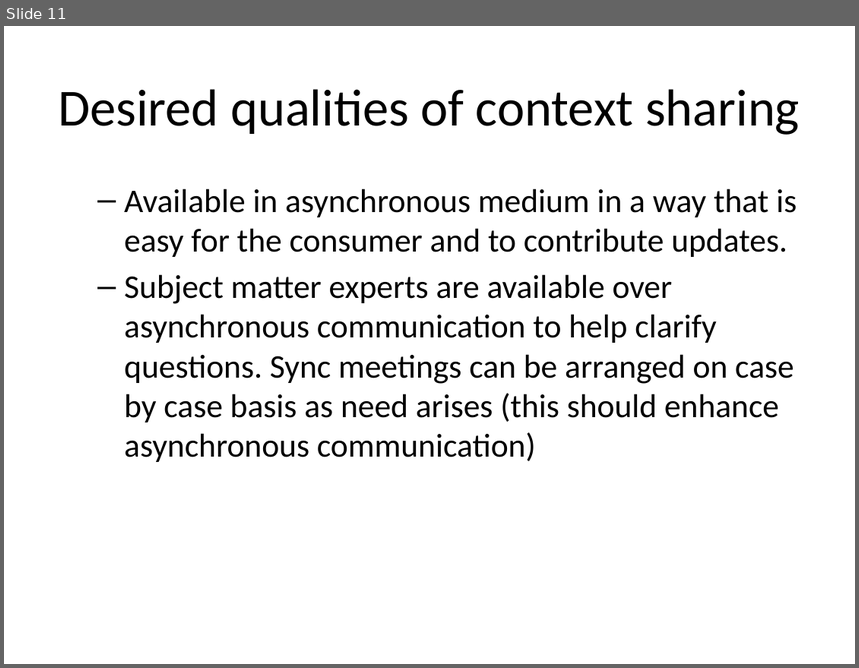
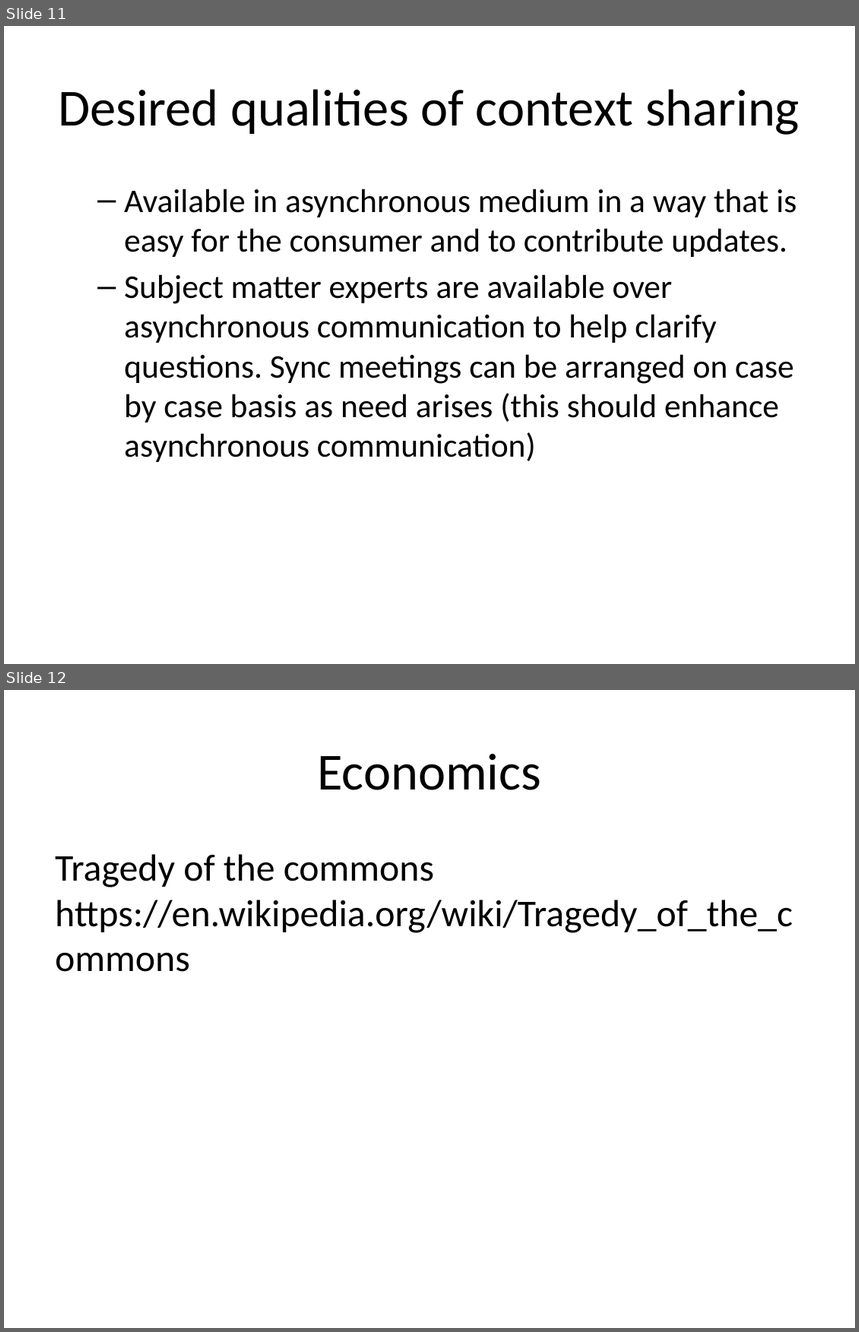
Before and after one commit to masters3d/ingenio, a slide deck: presentation/render/eng_contextual_awareness.pptx. Shown one above the other, each under a label of ours: slide 11 before the commit, slides 11 and 12 after it. The pictures are 859x668 and 859x1332 pixels, drawn with LibreOffice and Linux fonts; fonts in the diff are those of the drawing. Boxes give left, top, right and bottom in pixels: in the first picture for what was removed or moved away, otherwise in the second. Text is boxed around its words. In the diff, an @@ line names an element or a change of style, - is before the commit and + after.

```diff
--- a/presentation/render/eng_contextual_awareness.pptx
+++ b/presentation/render/eng_contextual_awareness.pptx
@@ slide 12 added at bbox=[4, 690, 855, 1328], background #FFFFFF @@
@@ title added at bbox=[317, 754, 541, 790], 44 pt, text #000000 @@
+Economics
@@ text added at bbox=[55, 854, 793, 933], 32 pt, text #000000 @@
+Tragedy of the commons https://en.wikipedia.org/wiki/Tragedy_of_the_commons
```
Also in this commit, not shown: 14 other files.
